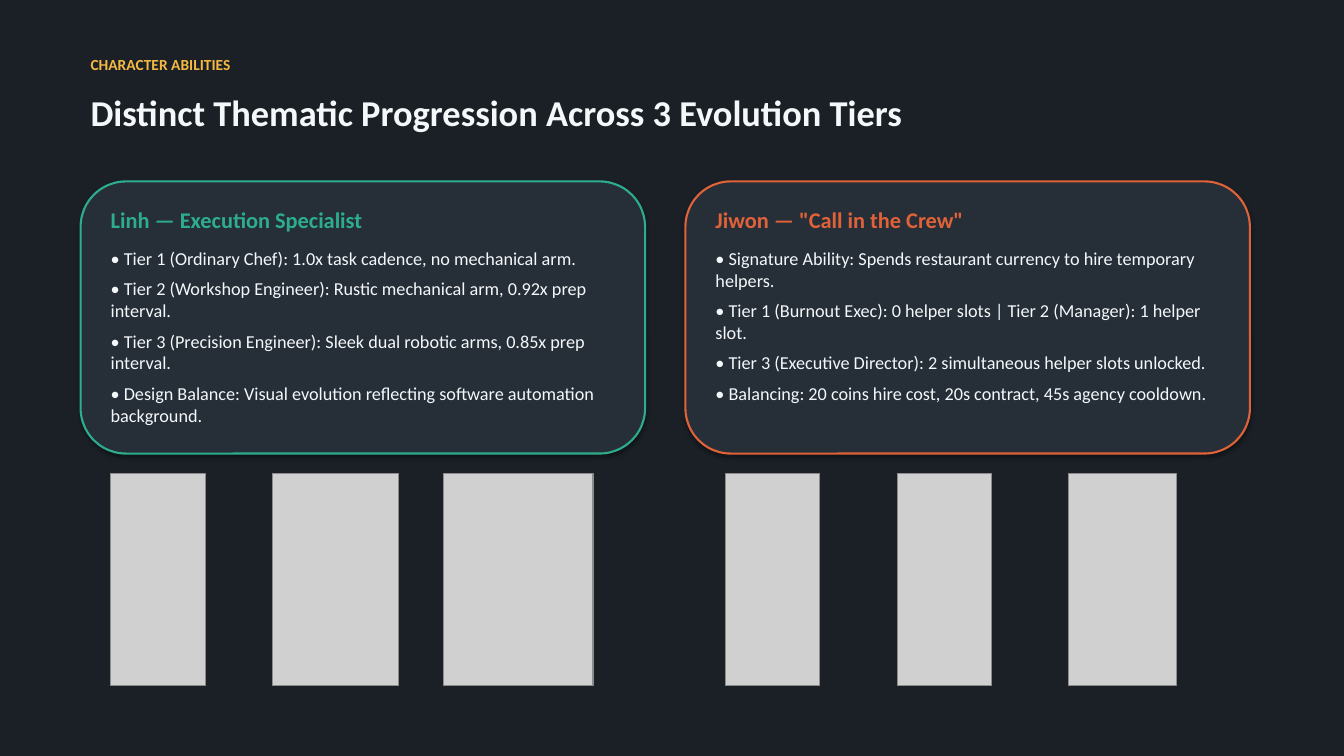
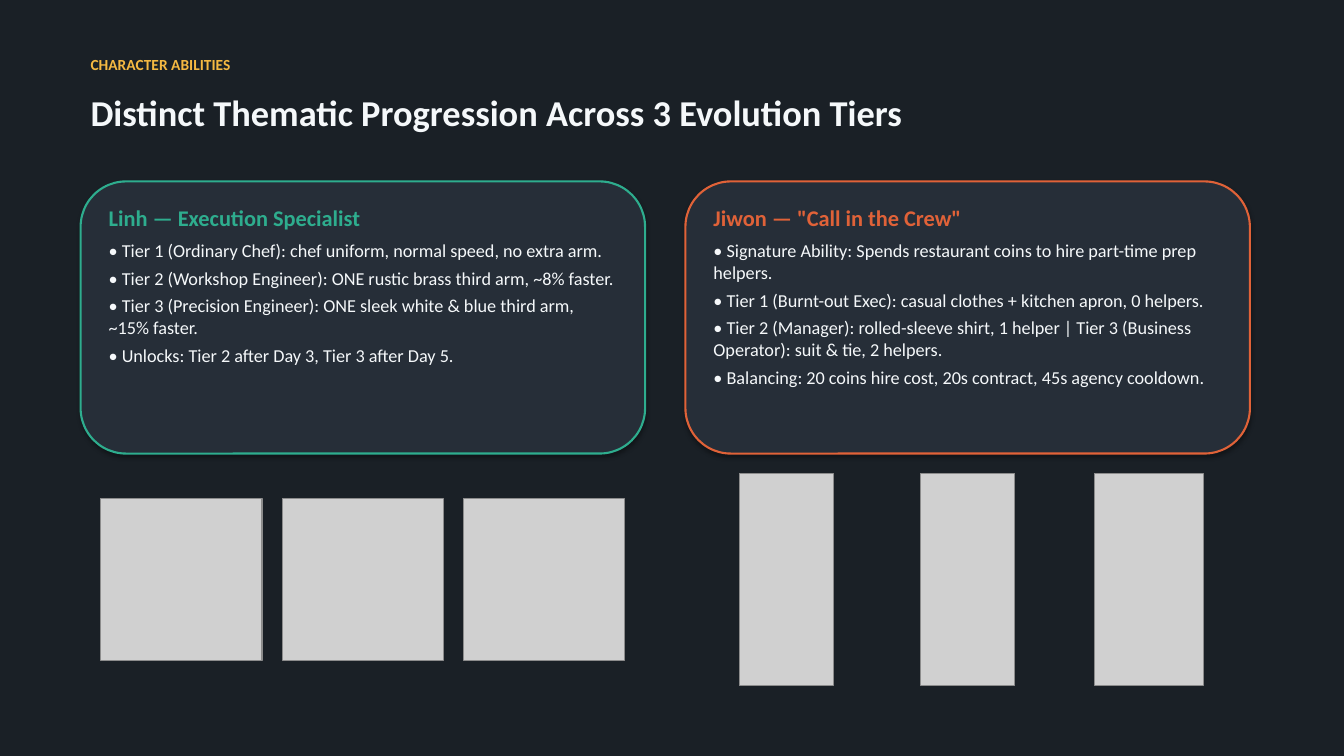
Before and after one commit to madlyham/two-ladles, a slide deck: slide 10 of docs/two_ladles_concept.pptx (slide 8 before the commit). Drawn at 1344x756 pixels with LibreOffice and Linux fonts; fonts in the diff are those of the drawing; grey boxes stand for pictures. Boxes give left, top, right and bottom in pixels: in the first picture for what was removed or moved away, otherwise in the second. Text is boxed around its words. In the diff, an @@ line names an element or a change of style, - is before the commit and + after.

```diff
--- a/docs/two_ladles_concept.pptx
+++ b/docs/two_ladles_concept.pptx
@@ text at (109,210,360,230): less space between paragraphs @@
@@ text at (713,210,1204,387): less space between paragraphs @@
@@ text at (109,244,614,365): text changed @@
-• Tier 1 (Ordinary Chef): 1.0x task cadence, no mechanical arm.
-• Tier 2 (Workshop Engineer): Rustic mechanical arm, 0.92x prep interval.
-• Tier 3 (Precision Engineer): Sleek dual robotic arms, 0.85x prep interval.
-• Design Balance: Visual evolution reflecting software automation background.
+• Tier 1 (Ordinary Chef): chef uniform, normal speed, no extra arm.
+• Tier 2 (Workshop Engineer): ONE rustic brass third arm, ~8% faster.
+• Tier 3 (Precision Engineer): ONE sleek white & blue third arm, ~15% faster.
+• Unlocks: Tier 2 after Day 3, Tier 3 after Day 5.
@@ text at (713,244,1204,359): text changed @@
-• Signature Ability: Spends restaurant currency to hire temporary helpers.
-• Tier 1 (Burnout Exec): 0 helper slots | Tier 2 (Manager): 1 helper slot.
-• Tier 3 (Executive Director): 2 simultaneous helper slots unlocked.
+• Signature Ability: Spends restaurant coins to hire part-time prep helpers.
+• Tier 1 (Burnt-out Exec): casual clothes + kitchen apron, 0 helpers.
+• Tier 2 (Manager): rolled-sleeve shirt, 1 helper | Tier 3 (Business Operator): suit & tie, 2 helpers.
@@ picture: place and size @@
-picture at (726,474,820,686)
+picture at (739,474,833,686)
@@ picture: place and size @@
-picture at (897,474,992,686)
+picture at (921,474,1015,686)
@@ picture: place and size @@
-picture at (1069,474,1177,686)
+picture at (1095,474,1203,686)
@@ picture: place and size @@
-picture at (111,474,206,686)
+picture at (101,499,262,660)
@@ picture: place and size @@
-picture at (272,474,398,686)
+picture at (282,499,444,660)
@@ picture: place and size @@
-picture at (444,474,593,686)
+picture at (464,499,625,660)
```
Also in this commit, not shown: 10 other slides changed, 4 slides added, 1 slide removed, 43 other files.
